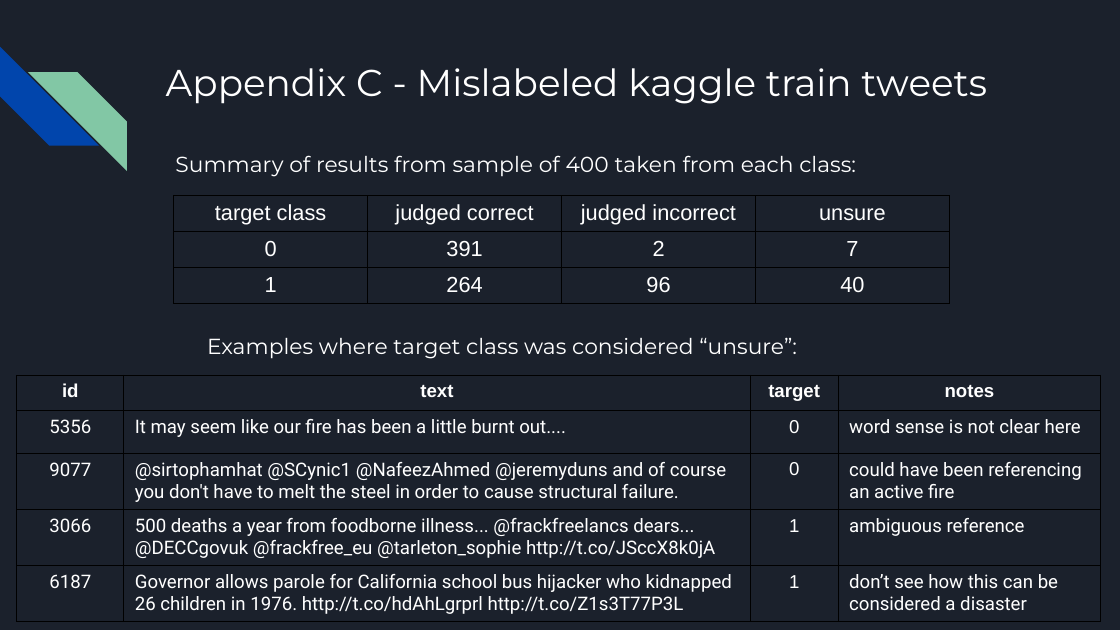
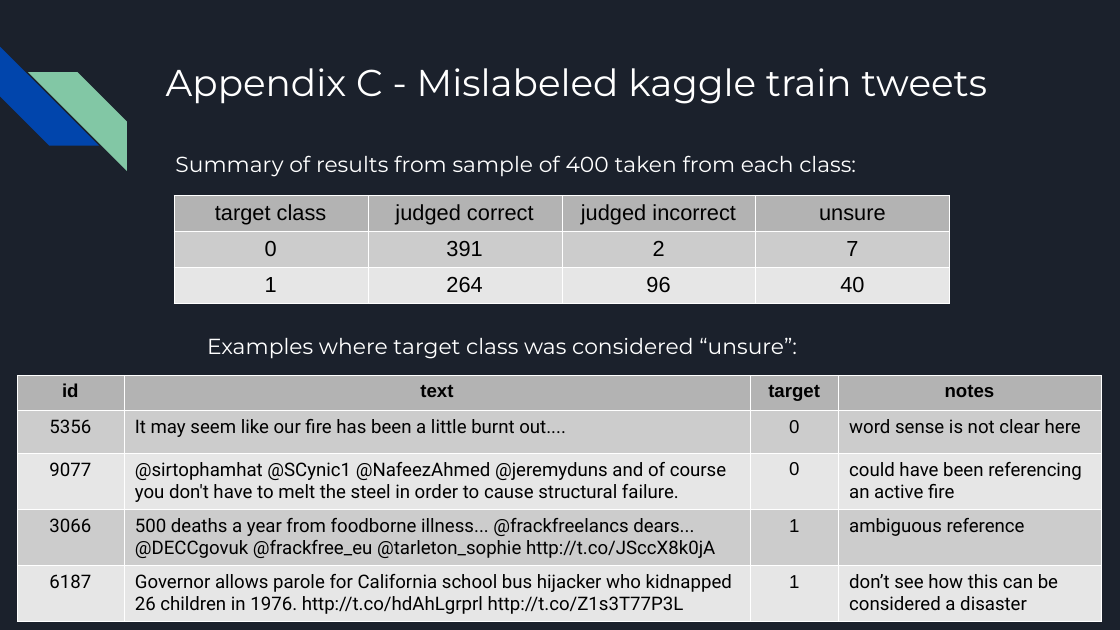
Before and after one commit to MichaelSzczepaniak/WordEmbeddings, a slide deck: slide 14 of word_embeddings_30min.odp (slide 13 before the commit). Drawn at 1120x630 pixels with LibreOffice and Linux fonts; fonts in the diff are those of the drawing. Boxes give left, top, right and bottom in pixels: in the first picture for what was removed or moved away, otherwise in the second. Text is boxed around its words. In the diff, an @@ line names an element or a change of style, - is before the commit and + after.

```diff
--- a/word_embeddings_30min.odp
+++ b/word_embeddings_30min.odp
@@ table at (174, 196, 949, 304) @@
@@ fill none to #B3B3B3 in row 1 @@
@@ fill none to #CCCCCC in row 2 @@
@@ fill none to #E6E6E6 in row 3 @@
@@ text colour #FFFFFF to #000000 @@
@@ borders changed @@
@@ table at (17, 375, 1100, 618) @@
@@ fill none to #B3B3B3 in row 1 @@
@@ fill none to #CCCCCC in 8 cells @@
@@ fill none to #E6E6E6 in 8 cells @@
@@ text colour #FFFFFF to #000000 @@
@@ borders changed @@
```
Also in this commit, not shown: 6 other slides changed, 4 slides added, 3 slides removed, 1 other file.
